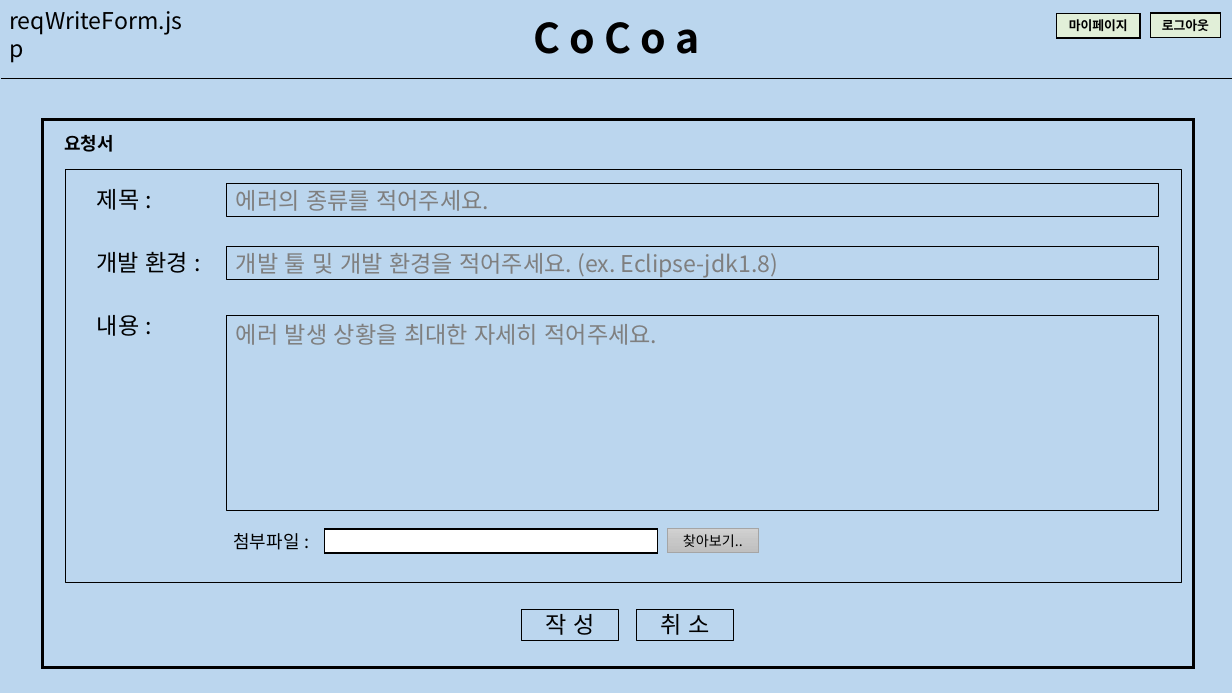
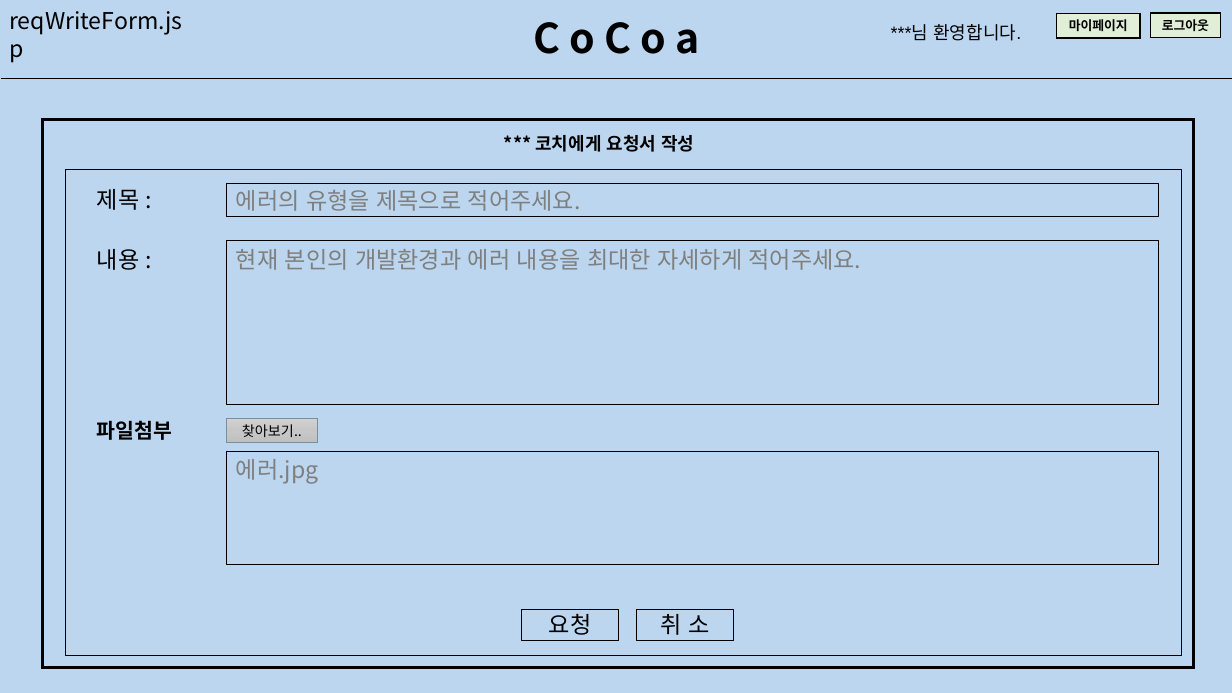
Before and after one commit to math-shpark/AI-Platform-Project-2021-CoCoa-, a slide deck: slide 33 of documents/UI.pptx (slide 27 before the commit). Drawn at 1232x693 pixels with LibreOffice and Linux fonts; fonts in the diff are those of the drawing. Boxes give left, top, right and bottom in pixels: in the first picture for what was removed or moved away, otherwise in the second. Text is boxed around its words. In the diff, an @@ line names an element or a change of style, - is before the commit and + after.

```diff
--- a/documents/UI.pptx
+++ b/documents/UI.pptx
@@ text added at (891, 24, 1021, 41), 14 pt, text #000000 @@
+***님 환영합니다.
@@ text removed at (64, 135, 114, 152) @@
-요청서
@@ text added at (535, 135, 694, 152), 14 pt, text #000000, bold @@
+*** 코치에게 요청서 작성
@@ rectangle: place and size @@
-rectangle at (66, 169, 1182, 582)
+rectangle at (66, 169, 1182, 655)
@@ text in rectangle at (236, 190, 581, 211): text changed @@
-에러의 종류를 적어주세요.
+에러의 유형을 제목으로 적어주세요.
@@ text "내용 :": place and size @@
-text "내용 :" at (97, 315, 140, 336)
+text "내용 :" at (97, 249, 140, 270)
@@ text removed at (97, 251, 189, 273) @@
-개발 환경 :
@@ rectangle "현재 본인의 개발환경과 에러 내용을 ...": place and size @@
-rectangle "현재 본인의 개발환경과 에러 내용을 ..." at (226, 316, 1158, 510)
+rectangle "현재 본인의 개발환경과 에러 내용을 ..." at (226, 241, 1158, 405)
@@ rectangle removed at (226, 246, 1158, 279) @@
-개발 툴 및 개발 환경을 적어주세요. (ex. Eclipse-jdk1.8)
@@ text in rectangle at (236, 249, 862, 270): text changed @@
-에러 발생 상황을 최대한 자세히 적어주세요.
+현재 본인의 개발환경과 에러 내용을 최대한 자세하게 적어주세요.
@@ rectangle "찾아보기..": place and size @@
-rectangle "찾아보기.." at (668, 529, 759, 553)
+rectangle "찾아보기.." at (226, 419, 317, 443)
@@ rectangle "찾아보기.." at (226, 419, 317, 443): outline #A5A5A5 0.75 pt to #78909C 0.75 pt @@
@@ text added at (97, 420, 172, 440), 16 pt, text #000000, bold @@
+파일첨부
@@ rectangle added at (226, 451, 1158, 565), outline #000000 0.75 pt, 18 pt, text #7F7F7F @@
+에러.jpg
@@ text removed at (233, 533, 299, 550) @@
-첨부파일 :
@@ rectangle removed at (325, 530, 658, 554) @@
@@ text in rectangle at (549, 613, 592, 635): text changed @@
-작 성
+요청
```
Also in this commit, not shown: 19 other slides changed, 14 slides added, 9 slides removed, 7 other files.
